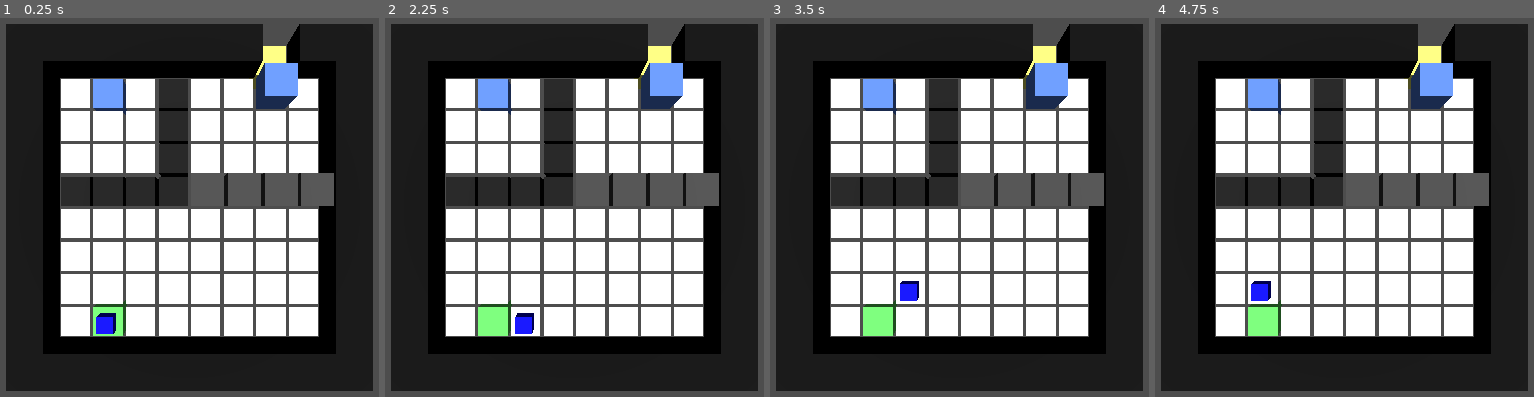
Above: before the commit, frames 1-4 (left to right).
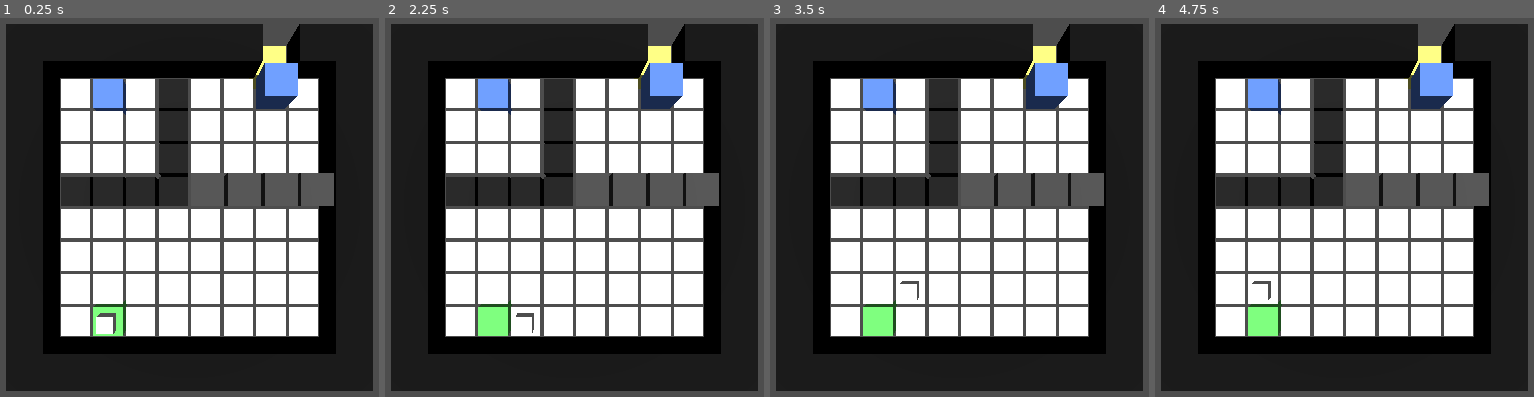
Above: after the commit, the same moments.

Repository: JaggerV20/reflectionsGameJam
Game: Godot game, scene res://Scenes/JTestScene.tscn
Two runs of this game, one before a commit and one after it. Both use one fixed random seed, a clock stepped at 60 frames per second and the inputs below.
Inputs:
- Up to frame 1 (0.25 s): no input
- Up to frame 2 (2.25 s): tap Enter (ui_accept) at 0.5, 0.77, 0.8, 1.07, 1.25, 1.35, 1.52, 1.82, 2 s; hold Right (ui_right) 0.53-1.28 s; tap R (reflect) at 0.6, 1.55, 2.1 s; hold Down (ui_down) 1.28-2.03 s; hold Right (ui_right) from 2.03 s (still down)
- Up to frame 3 (3.5 s): tap Enter (ui_accept) at 2.3, 2.75, 3.02, 3.32 s; release Right (ui_right) at 2.78 s; hold Up (ui_up) from 2.78 s (still down); tap R (reflect) at 2.85 s
- Up to frame 4 (4.75 s): tap Enter (ui_accept) at 3.5, 3.6, 3.77, 4.07, 4.25, 4.52 s; release Up (ui_up) at 3.53 s; hold Left (ui_left) from 3.53 s (still down); tap R (reflect) at 4.35 s

The runs differ from the first frame. In frame 1, 0.3% of the frame differs, in the area x 25-31%, y 77-84%; in frame 2, 0.3%; in frame 3, 0.3%; in frame 4, 0.3%.

Commit message:
Tried to implement unit selection
I tried to implement unit selection, but it isn't working very well. I'm going to have to integrate it into the stage. For now, I'm just going to have set unit order.

Diff:
--- /dev/null
+++ b/Materials/UnitSelectionHighlightMat.tres
@@ -0,0 +1,3 @@
+[gd_resource type="StandardMaterial3D" format=3 uid="uid://c3hjdasnlwa2s"]
+
+[resource]
--- /dev/null
+++ b/Meshes/DefaultUnitMesh.tres
@@ -0,0 +1,7 @@
+[gd_resource type="BoxMesh" load_steps=2 format=3 uid="uid://d3dd7wr3d2qf5"]
+
+[ext_resource type="Material" uid="uid://civnkl53t5pv8" path="res://Materials/DefaultUnitMat.tres" id="1_k4hna"]
+
+[resource]
+material = ExtResource("1_k4hna")
+size = Vector3(0.5, 0.5, 0.5)
--- a/Scenes/JTestScene.tscn
+++ b/Scenes/JTestScene.tscn
@@ -6,23 +6,25 @@
 
 [sub_resource type="Environment" id="Environment_nudws"]
 
-[node name="StageHandler" type="Node3D"]
+[node name="SceneManager" type="Node3D"]
+
+[node name="StageHandler" type="Node3D" parent="."]
 script = ExtResource("1_chfiy")
 
-[node name="GridMap" type="GridMap" parent="."]
+[node name="GridMap" type="GridMap" parent="StageHandler"]
 mesh_library = ExtResource("1_luscp")
 cell_size = Vector3(1, 1, 1)
 metadata/_editor_floor_ = Vector3(0, 0, 0)
 
-[node name="WorldEnvironment" type="WorldEnvironment" parent="."]
+[node name="WorldEnvironment" type="WorldEnvironment" parent="StageHandler"]
 environment = SubResource("Environment_nudws")
 
-[node name="Camera3D" type="Camera3D" parent="WorldEnvironment"]
+[node name="Camera3D" type="Camera3D" parent="StageHandler/WorldEnvironment"]
 transform = Transform3D(1, 0, 0, 0, -4.37114e-08, 1, 0, -1, -4.37114e-08, 5, 10, 5)
 
-[node name="DirectionalLight3D" type="DirectionalLight3D" parent="WorldEnvironment"]
+[node name="DirectionalLight3D" type="DirectionalLight3D" parent="StageHandler/WorldEnvironment"]
 transform = Transform3D(1, 0, 0, 0, -4.37114e-08, 1, 0, -1, -4.37114e-08, 5, 10, 5)
 
-[node name="UnitHolder" type="Node3D" parent="."]
+[node name="UnitHolder" type="Node3D" parent="StageHandler"]
 
-[node name="tempUnit" parent="UnitHolder" instance=ExtResource("3_5ybgk")]
+[node name="Unit1" parent="StageHandler/UnitHolder" instance=ExtResource("3_5ybgk")]
--- /dev/null
+++ b/Scenes/JTestSelectScene.tscn
@@ -0,0 +1,109 @@
+[gd_scene load_steps=10 format=3 uid="uid://ccc5mffn02s"]
+
+[ext_resource type="Script" path="res://Scripts/SelectUnit.gd" id="1_d1nfk"]
+[ext_resource type="Material" uid="uid://c3hjdasnlwa2s" path="res://Materials/UnitSelectionHighlightMat.tres" id="1_dvuqa"]
+[ext_resource type="Material" uid="uid://bbj3dpnikmoe7" path="res://Materials/FillerUnitMat.tres" id="2_0h8y6"]
+[ext_resource type="Material" uid="uid://c84evxjk5m2i6" path="res://Materials/BreakerUnitMat.tres" id="3_4e3e2"]
+
+[sub_resource type="Environment" id="Environment_l24uu"]
+
+[sub_resource type="BoxMesh" id="BoxMesh_tl7qb"]
+size = Vector3(7, 0.05, 7)
+
+[sub_resource type="BoxMesh" id="BoxMesh_yind2"]
+material = ExtResource("1_dvuqa")
+size = Vector3(8, 0.05, 8)
+
+[sub_resource type="BoxMesh" id="BoxMesh_p7s2g"]
+material = ExtResource("2_0h8y6")
+
+[sub_resource type="BoxMesh" id="BoxMesh_fbhx1"]
+material = ExtResource("3_4e3e2")
+
+[node name="JTestSelectScene" type="Node3D"]
+script = ExtResource("1_d1nfk")
+
+[node name="WorldEnvironment" type="WorldEnvironment" parent="."]
+environment = SubResource("Environment_l24uu")
+
+[node name="Camera3D" type="Camera3D" parent="WorldEnvironment"]
+transform = Transform3D(1, 0, 0, 0, -4.37114e-08, 1, 0, -1, -4.37114e-08, 0, 10, 0)
+
+[node name="DirectionalLight3D" type="DirectionalLight3D" parent="WorldEnvironment"]
+transform = Transform3D(1, 0, 0, 0, 0.0130373, 0.999915, 0, -0.999915, 0.0130373, 0, 0, 0)
+
+[node name="SelectionBox1" type="Node3D" parent="."]
+transform = Transform3D(1, 0, 0, 0, 1, 0, 0, 0, 1, -5, 0, 0)
+
+[node name="MeshInstance3D" type="MeshInstance3D" parent="SelectionBox1"]
+mesh = SubResource("BoxMesh_tl7qb")
+skeleton = NodePath("../..")
+
+[node name="SelectionHighlight1" type="MeshInstance3D" parent="SelectionBox1/MeshInstance3D"]
+transform = Transform3D(1, 0, 0, 0, 1, 0, 0, 0, 1, 0, -0.05, 0)
+visible = false
+mesh = SubResource("BoxMesh_yind2")
+skeleton = NodePath("../../..")
+
+[node name="MeshInstance3D2" type="MeshInstance3D" parent="SelectionBox1"]
+mesh = SubResource("BoxMesh_p7s2g")
+
+[node name="SelectionBox2" type="Node3D" parent="."]
+transform = Transform3D(1, 0, 0, 0, 1, 0, 0, 0, 1, 5, 0, 0)
+
+[node name="MeshInstance3D" type="MeshInstance3D" parent="SelectionBox2"]
+mesh = SubResource("BoxMesh_tl7qb")
+skeleton = NodePath("../..")
+
+[node name="SelectionHighlight2" type="MeshInstance3D" parent="SelectionBox2/MeshInstance3D"]
+transform = Transform3D(1, 0, 0, 0, 1, 0, 0, 0, 1, 0, -0.05, 0)
+visible = false
+mesh = SubResource("BoxMesh_yind2")
+skeleton = NodePath("../../..")
+
+[node name="MeshInstance3D2" type="MeshInstance3D" parent="SelectionBox2"]
+mesh = SubResource("BoxMesh_fbhx1")
+
+[node name="Control" type="Control" parent="."]
+layout_mode = 3
+anchors_preset = 0
+offset_right = 40.0
+offset_bottom = 40.0
+
+[node name="SelectionLabel1" type="Label" parent="Control"]
+offset_left = 200.0
+offset_top = 100.0
+offset_right = 339.0
+offset_bottom = 123.0
+
+[node name="Label1" type="Label" parent="Control"]
+offset_left = 526.0
+offset_top = 33.0
+offset_right = 659.0
+offset_bottom = 56.0
+text = "Select Unit Order
+"
+
+[node name="SelectionLabel2" type="Label" parent="Control"]
+offset_left = 800.0
+offset_top = 100.0
+offset_right = 939.0
+offset_bottom = 123.0
+
+[node name="UnitDescriptionLabel1" type="Label" parent="Control"]
+offset_left = 150.0
+offset_top = 500.0
+offset_right = 424.0
+offset_bottom = 549.0
+text = "Fill Unit
+Turn fillable tiles into walkable tiles"
+horizontal_alignment = 1
+
+[node name="UnitDescriptionLabel2" type="Label" parent="Control"]
+offset_left = 700.0
+offset_top = 500.0
+offset_right = 999.0
+offset_bottom = 549.0
+text = "Breaker Unit
+Turn breakable tiles into walkable tiles"
+horizontal_alignment = 1
--- a/Scenes/Unit.tscn
+++ b/Scenes/Unit.tscn
@@ -1,15 +1,11 @@
-[gd_scene load_steps=4 format=3 uid="uid://s4u2unp6exht"]
+[gd_scene load_steps=3 format=3 uid="uid://s4u2unp6exht"]
 
 [ext_resource type="Script" path="res://Scripts/Unit.gd" id="1_x0yru"]
-[ext_resource type="Material" uid="uid://bbj3dpnikmoe7" path="res://Materials/FillerUnitMat.tres" id="2_nmgpn"]
-
-[sub_resource type="BoxMesh" id="BoxMesh_njoxa"]
-material = ExtResource("2_nmgpn")
-size = Vector3(0.5, 0.5, 0.5)
+[ext_resource type="BoxMesh" uid="uid://d3dd7wr3d2qf5" path="res://Meshes/DefaultUnitMesh.tres" id="2_3sotk"]
 
 [node name="Unit" type="Node3D"]
 script = ExtResource("1_x0yru")
 
 [node name="MeshInstance3D" type="MeshInstance3D" parent="."]
 transform = Transform3D(1, 0, 0, 0, 1, 0, 0, 0, 1, 0, 0.55, 0)
-mesh = SubResource("BoxMesh_njoxa")
+mesh = ExtResource("2_3sotk")
--- /dev/null
+++ b/Scripts/SelectUnit.gd
@@ -0,0 +1,49 @@
+extends Node3D
+
+@onready var selection_label_1: Label = $Control/SelectionLabel1
+@onready var selection_label_2: Label = $Control/SelectionLabel2
+
+@onready var selection_highlight_1: MeshInstance3D = $SelectionBox1/MeshInstance3D/SelectionHighlight1
+@onready var selection_highlight_2: MeshInstance3D = $SelectionBox2/MeshInstance3D/SelectionHighlight2
+
+var possibleUnits = ["Filler", "Breaker"]
+var unitArray = ["Temp", "Temp"]
+var highlightArray
+
+var cursorIndex = 0
+var prevCursorIndex = 0
+var indexChange = 0
+
+var unitIndex = 0
+
+var simultaneous_scene = preload("res://Scenes/JTestScene.tscn").instantiate()
+signal sendUnits
+# Called when the node enters the scene tree for the first time.
+func _ready() -> void:
+	selection_label_1.text = ""
+	selection_label_2.text = ""
+	highlightArray = [selection_highlight_1, selection_highlight_2]
+	highlightArray[cursorIndex].visible = true
+
+# Called every frame. 'delta' is the elapsed time since the previous frame.
+func _process(delta: float) -> void:
+	if(unitIndex > unitArray.size() - 1):
+		sendUnits.emit(unitArray)
+		simultaneous_scene.change_scene_to_file()
+	if(Input.is_action_just_pressed("ui_right")):
+		indexChange = 1
+	elif(Input.is_action_just_pressed("ui_left")):
+		indexChange = -1
+	if(indexChange != 0):
+		prevCursorIndex = cursorIndex
+		cursorIndex += indexChange
+		if(cursorIndex < 0):
+			cursorIndex = highlightArray.size() - 1
+		elif(cursorIndex > highlightArray.size() - 1):
+			cursorIndex = 0
+		highlightArray[cursorIndex].visible = true
+		highlightArray[prevCursorIndex].visible = false
+		indexChange = 0
+	if(Input.is_action_just_pressed("ui_accept")):
+		unitArray[unitIndex] = possibleUnits[cursorIndex]
+		unitIndex += 1
--- a/Scripts/StageHandler.gd
+++ b/Scripts/StageHandler.gd
@@ -30,8 +30,11 @@
 	"Unit" : null,
 	"Corpse" : null
 }
-#Possibly not necessary
-var unitsArray = []
+
+var setNextUnit = false
+var sentUnits = []
+var currentUnit = 0
+var unitNodes = []
 #Needs to be set whenever the player moves to the next unit
 var actionStack = []
 #Stage handler checks if the player input is valid. It will change the map if needed, then allow player movement
@@ -39,6 +42,8 @@
 
 # Called when the node enters the scene tree for the first time.
 func _ready() -> void:
+	print("Stage Handler Ready")
+
 	stageMap.resize(mapLength * mapWidth)
 	var index = 0
 	for i in charMap:
@@ -97,29 +102,28 @@
 				stageMap[index] = defaultTileDict.duplicate()
 				stageMap[index]["Type"] = "Goal"
 		index += 1
-	var units = unit_holder.get_children()
-	unitsArray.resize(units.size())
-	var unitArrayIndex = 0
-	for unit in units:
-		if(unitArrayIndex == 0):
-			actionStack.resize(unit.turnCount)
-		unitsArray[unitArrayIndex] = unit
-		unit.mapWidth = mapWidth
-		unit.mapLength = mapLength
-		unit.unitIndex = startIndex
-		unit.nextIndex = startIndex
-		unit.zPos = (startIndex / mapWidth) + 0.5
-		unit.xPos = (startIndex % mapLength) + 0.5
-		unit.playerInput.connect(_on_player_input)
-		unit.reflect.connect(_on_player_reflect)
-		unit.nextUnit.connect(_on_next_unit)
-		#Attach scripts once I write them
+	unitNodes = unit_holder.get_children()
+	setNextUnit = true
 
 
 # Called every frame. 'delta' is the elapsed time since the previous frame.
 func _process(delta: float) -> void:
-	pass
+	if(setNextUnit):
+		print("set script")
+		unitNodes[currentUnit].set_script(load("res://Scripts/Unit.gd"))
+		unitNodes[currentUnit].unitIndex = startIndex
+		unitNodes[currentUnit].nextIndex = startIndex
+		unitNodes[currentUnit].zPos = (startIndex / mapWidth) + 0.5
+		unitNodes[currentUnit].xPos = (startIndex % mapLength) + 0.5
+		unitNodes[currentUnit].playerInput.connect(_on_player_input)
+		unitNodes[currentUnit].reflect.connect(_on_player_reflect)
+		unitNodes[currentUnit].nextUnit.connect(_on_next_unit)
+		actionStack.resize(unitNodes[currentUnit].turnCount)
+		setNextUnit = false
 
+func _on_units_sent(arr : Array):
+	sentUnits = arr
+	setNextUnit = true
 #This method will check if an action is legal, like if the player can walk on the tile
 #It also needs to handle tile changes, such as filling or breaking tiles.
 #This is how I'll store the action stack for reflects
@@ -127,7 +131,7 @@
 	var wantedTile = stageMap[unit.nextIndex]
 	#Simple movement test
 	if(wantedTile["Walkable"]):
-		actionStack[unit.turnCount - 1] = unit.unitIndex
+		actionStack[unit.currentTurnCount - 1] = unit.unitIndex
 	authorizeInput.emit(wantedTile["Walkable"])
 
 func _on_player_reflect(unit : Node3D):
@@ -138,5 +142,6 @@
 	unit.zPos = (unit.unitIndex / mapWidth) + 0.5
 	unit.xPos = (unit.unitIndex % mapLength) + 0.5
 	unit.currentTurnCount = actionStack.size()
+
 func _on_next_unit():
 	pass
--- a/Scripts/Unit.gd
+++ b/Scripts/Unit.gd
@@ -24,7 +24,6 @@
 func _ready() -> void:
 	stage_handler.authorizeInput.connect(_on_stage_response)
 	global_position.y = 0.55
-	pass #Not needed. Stage should handle this
 
 
 # Called every frame. 'delta' is the elapsed time since the previous frame.
